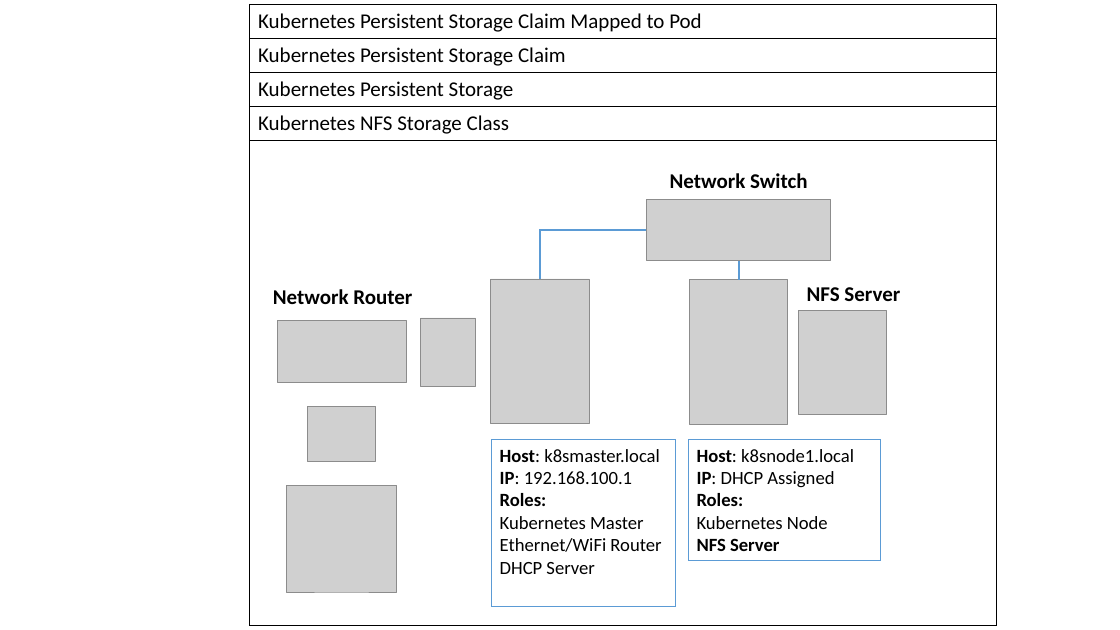
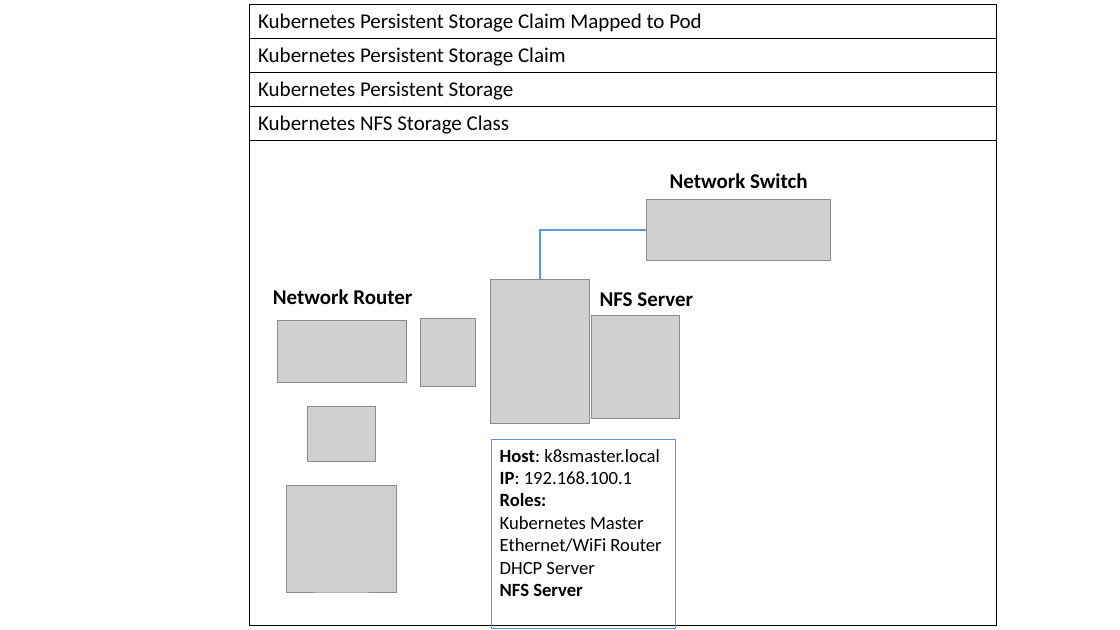
Before and after one commit to gloveboxes/Raspberry-Pi-Kubernetes-Cluster, a slide deck: slide 4 of Resources/network.pptx. Drawn at 1120x630 pixels with LibreOffice and Linux fonts; fonts in the diff are those of the drawing; grey boxes stand for pictures. Boxes give left, top, right and bottom in pixels: in the first picture for what was removed or moved away, otherwise in the second. Text is boxed around its words. In the diff, an @@ line names an element or a change of style, - is before the commit and + after.

```diff
--- a/Resources/network.pptx
+++ b/Resources/network.pptx
@@ line removed from (739, 280) to (739, 261) @@
@@ text "NFS Server": place and size @@
-text "NFS Server" at (807,287,900,301)
+text "NFS Server" at (600,292,693,306)
@@ picture removed at (690,280,788,424) @@
@@ picture: place and size @@
-picture at (799,311,887,414)
+picture at (592,315,680,418)
@@ rectangle "Host: k8smaster.local": place and size @@
-rectangle "Host: k8smaster.local" at (492,439,676,607)
+rectangle "Host: k8smaster.local" at (492,439,676,629)
@@ rectangle removed at (688,439,881,561) @@
-Host: k8snode1.local
-IP: DHCP Assigned
-Roles:
-Kubernetes Node
-NFS Server
@@ text in rectangle at (500,583,583,596): paragraph added @@
+NFS Server
```
Also in this commit, not shown: 1 other slide changed, 7 other files.
